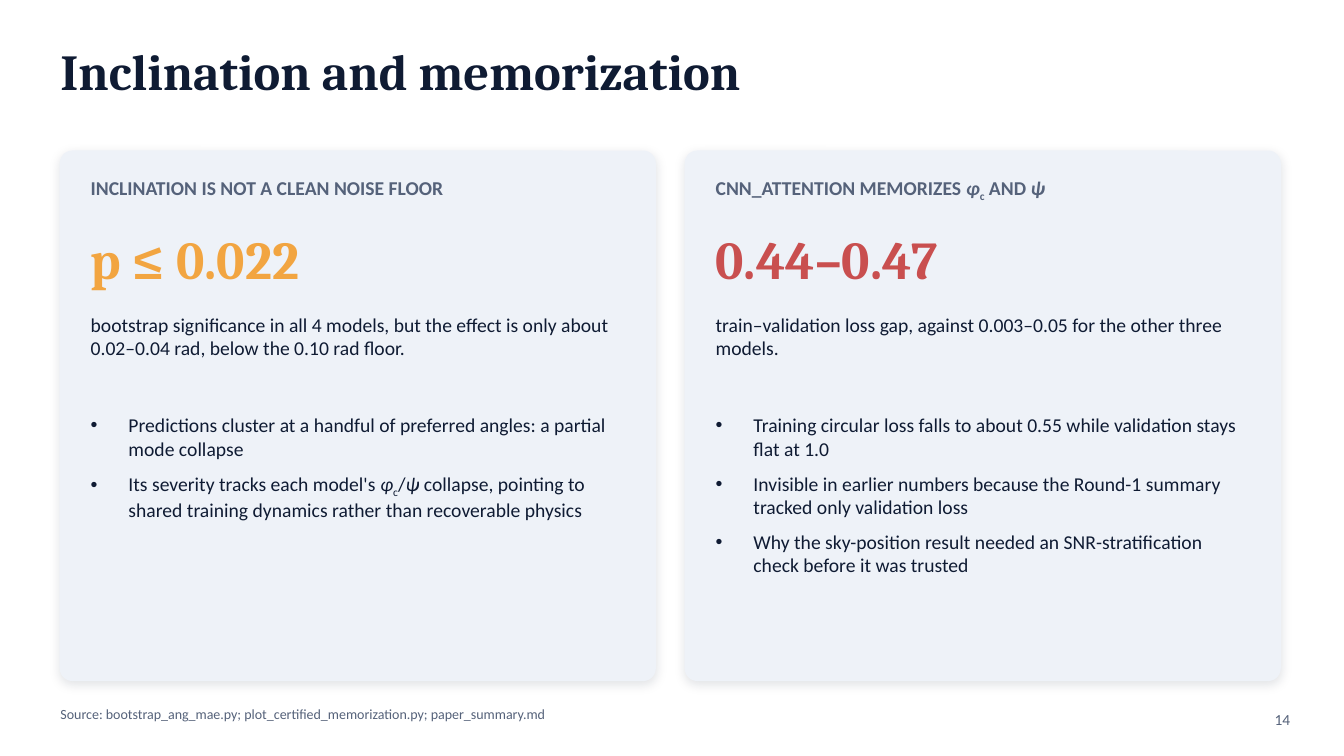
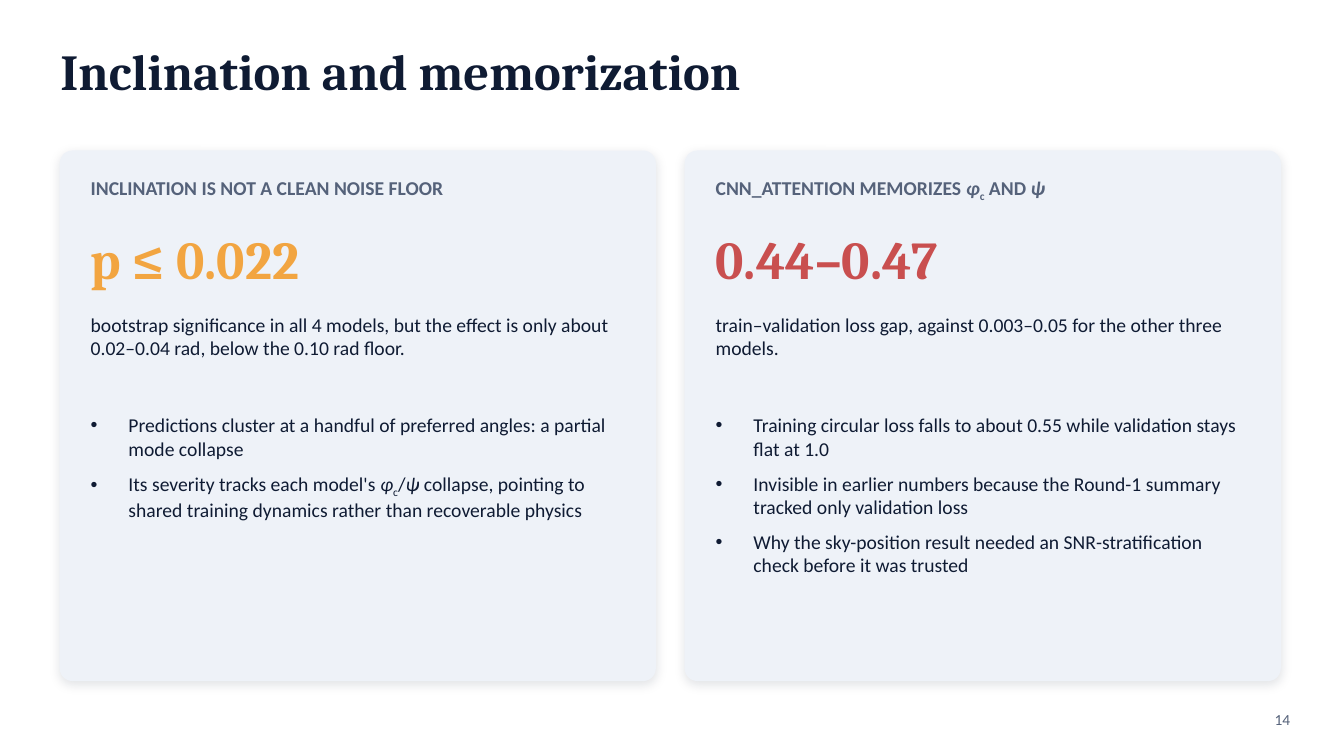
Before and after one commit to syedalimohsinbukhari/ml_practice_v2, a slide deck: slide 14 of experiments/phic_psi_poc-redo/phic_psi_presentation.pptx. Drawn at 1344x756 pixels with LibreOffice and Linux fonts; fonts in the diff are those of the drawing. Boxes give left, top, right and bottom in pixels: in the first picture for what was removed or moved away, otherwise in the second. Text is boxed around its words. In the diff, an @@ line names an element or a change of style, - is before the commit and + after.

```diff
--- a/experiments/phic_psi_poc-redo/phic_psi_presentation.pptx
+++ b/experiments/phic_psi_poc-redo/phic_psi_presentation.pptx
@@ text removed at (60,709,545,722) @@
-Source: bootstrap_ang_mae.py; plot_certified_memorization.py; paper_summary.md
```
Also in this commit, not shown: 14 other slides changed, 2 other files.
